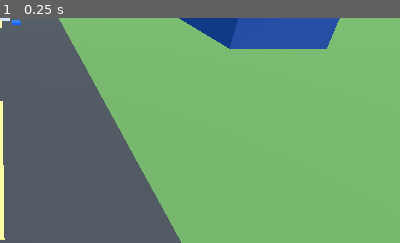
Above: before the commit, frame 1.
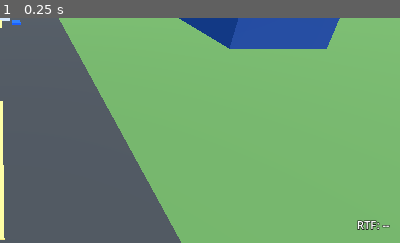
Above: after the commit, the same moment.

Repository: amire2000/fly_smart
Game: Godot game, scene res://scenes/main.tscn
The game is run twice, just before and just after one commit, with the same random seed, the same clock (stepped at 60 frames per second) and the same inputs.
Inputs:
- Up to frame 1 (0.25 s): no input
The pictures show only the part of the screen within x 50-100%, y 50-100%; the shares and areas given below are measured in that part.

The runs differ from the first frame. In frame 1, 0.2% of the frame differs, in the area x 89-98%, y 89-95%.

Commit message:
show real-time factor in godot overlay

Diff:
--- a/godot/scripts/main.gd
+++ b/godot/scripts/main.gd
@@ -25,6 +25,7 @@
 var _control_socket := PacketPeerUDP.new()
 var _bbox_panel: Panel
 var _telemetry_label: Label
+var _rtf_label: Label
 var _active_slot := 0
 var _sequence := 0
 var _latest_pose: Dictionary = {}
@@ -229,6 +230,21 @@
 	_telemetry_label.add_theme_constant_override("outline_size", 4)
 	overlay.add_child(_telemetry_label)
 
+	_rtf_label = Label.new()
+	_rtf_label.name = "RealTimeFactor"
+	_rtf_label.text = "RTF: --"
+	_rtf_label.set_anchors_preset(Control.PRESET_BOTTOM_RIGHT)
+	_rtf_label.offset_left = -132
+	_rtf_label.offset_top = -42
+	_rtf_label.offset_right = -16
+	_rtf_label.offset_bottom = -14
+	_rtf_label.horizontal_alignment = HORIZONTAL_ALIGNMENT_RIGHT
+	_rtf_label.add_theme_font_size_override("font_size", 18)
+	_rtf_label.add_theme_color_override("font_color", Color.WHITE)
+	_rtf_label.add_theme_color_override("font_outline_color", Color(0, 0, 0, 0.9))
+	_rtf_label.add_theme_constant_override("outline_size", 4)
+	overlay.add_child(_rtf_label)
+
 	var axes := Label.new()
 	axes.name = "WorldAxes"
 	axes.text = "Y ↑\nZ ⊙   X →"
@@ -286,6 +302,7 @@
 		_bbox_panel.size = Vector2(float(bbox[2]) * 0.75, float(bbox[3]) * 0.75)
 	else:
 		_bbox_panel.visible = false
+	_rtf_label.text = "RTF: %sx" % _format_rtf(overlay)
 	_telemetry_label.text = "phase: %s\npitch: %s deg   thrust: %s N\nscale: %s px   growth: %s px/s\nTTC: %s s\nvx command: %s m/s   vz command: %s m/s" % [
 			str(overlay.get("phase", "takeoff")),
 			_format_overlay_value(overlay.get("pitch_deg")),
@@ -302,6 +319,12 @@
 	if value == null:
 		return "--"
 	return "%.1f" % float(value)
+
+
+func _format_rtf(raw_overlay: Variant) -> String:
+	if not raw_overlay is Dictionary or raw_overlay.get("rtf") == null:
+		return "--"
+	return "%.2f" % float(raw_overlay.get("rtf"))
 
 
 func _add_box(parent: Node, pos: Vector3, size: Vector3, color: Color) -> void:
Not shown, changed: docs/design/README.md
Not shown, added: docs/design/godot-rtf-overlay.md
Not shown, changed: src/fly_smart/simulation/runner.py
Not shown, changed: tests/test_interactive_controls.py
